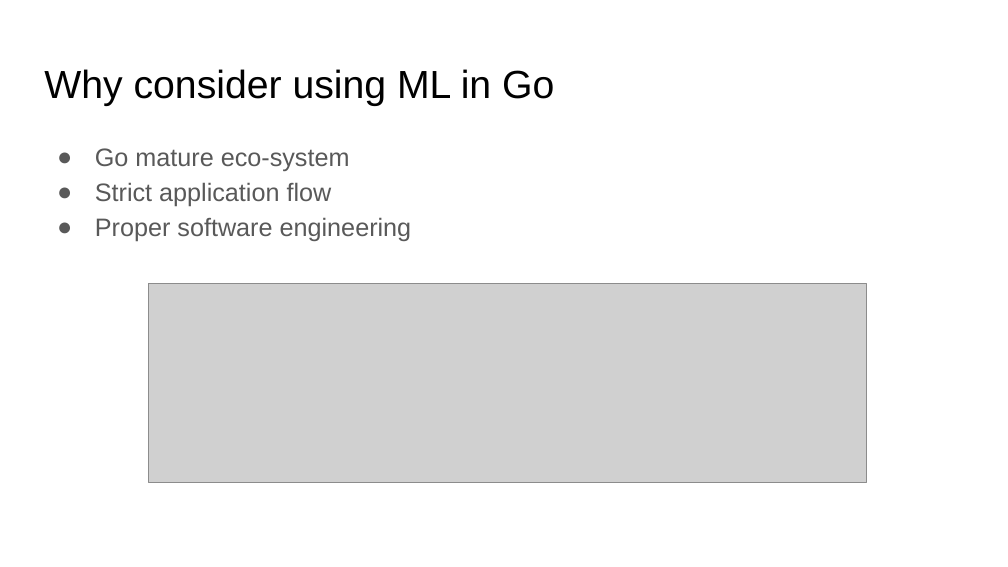
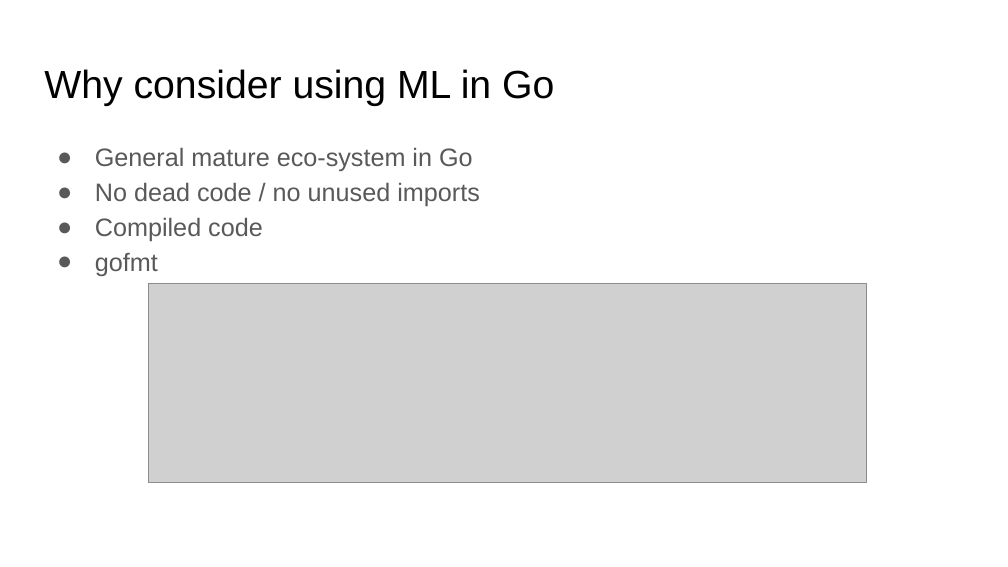
Before and after one commit to ephraimberkovitch/golang_ml, a slide deck: slide 6 of Go ML Meetup.pptx (slide 5 before the commit). Drawn at 1008x567 pixels with LibreOffice and Linux fonts; fonts in the diff are those of the drawing; grey boxes stand for pictures. Boxes give left, top, right and bottom in pixels: in the first picture for what was removed or moved away, otherwise in the second. Text is boxed around its words. In the diff, an @@ line names an element or a change of style, - is before the commit and + after.

```diff
--- a/Go ML Meetup.pptx
+++ b/Go ML Meetup.pptx
@@ text at (95, 147, 480, 276): text changed @@
-● Go mature eco-system
-● Strict application flow
-● Proper software engineering
+● General mature eco-system in Go
+● No dead code / no unused imports
+● Compiled code
+● gofmt
```
Also in this commit, not shown: 3 other slides changed, 1 slide added, 7 other files.
